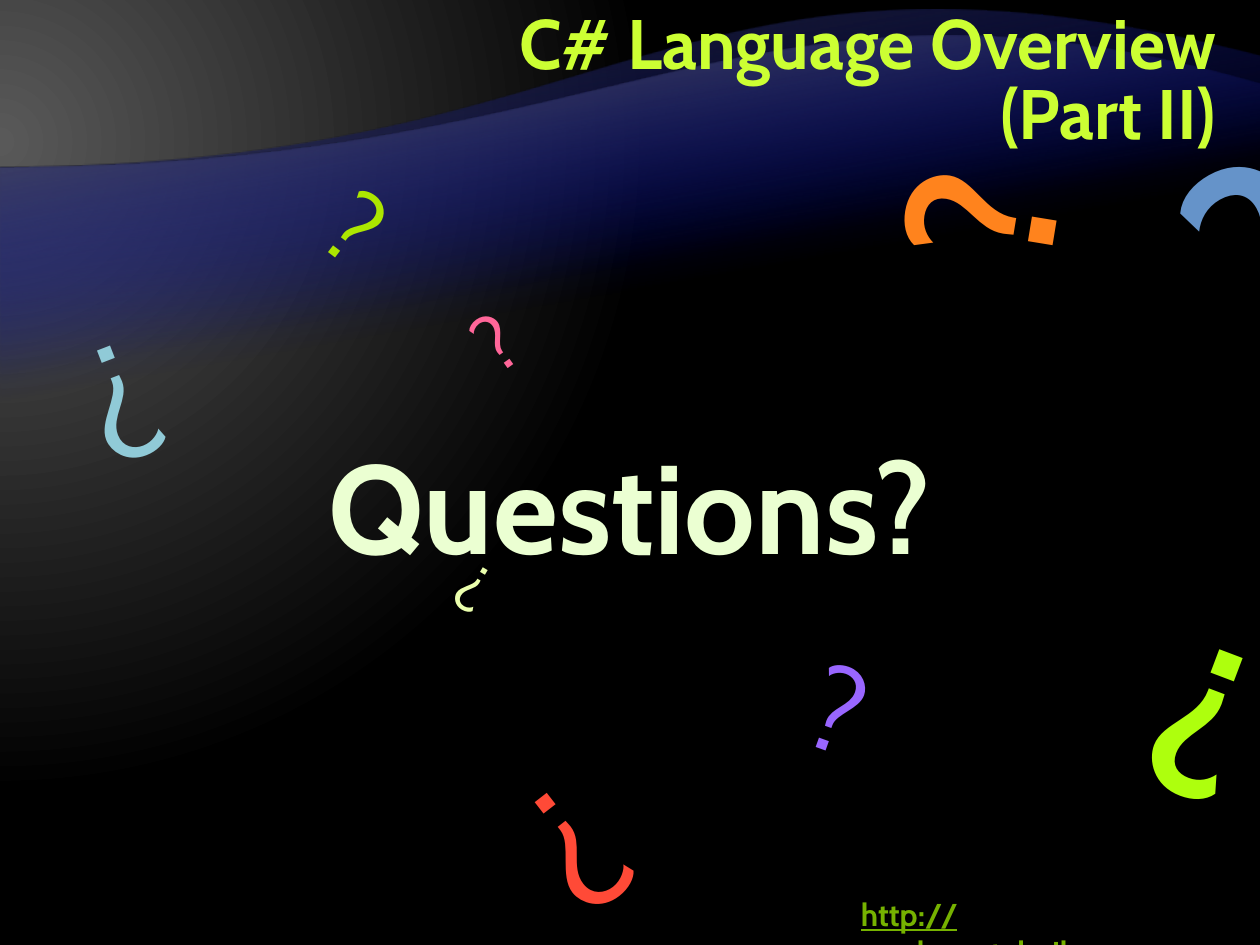
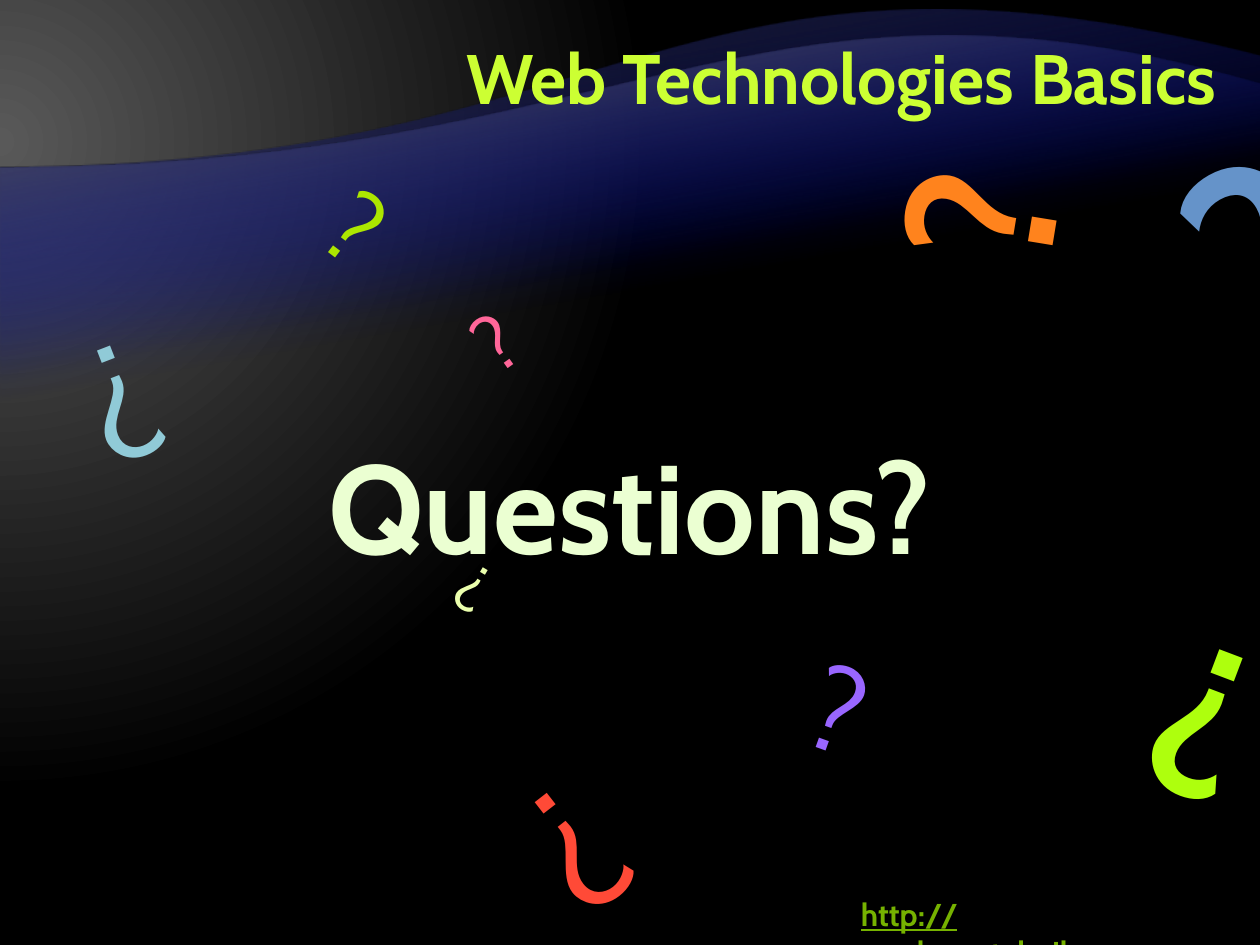
Before and after one commit to Graveheart/aspnetcourse, a slide deck: slide 123 of lectures/7. Web Technologies Basics.pptx (slide 106 before the commit). Drawn at 1260x945 pixels with LibreOffice and Linux fonts; fonts in the diff are those of the drawing; background and template pictures are left out. Boxes give left, top, right and bottom in pixels: in the first picture for what was removed or moved away, otherwise in the second. Text is boxed around its words. In the diff, an @@ line names an element or a change of style, - is before the commit and + after.

```diff
--- a/lectures/7. Web Technologies Basics.pptx
+++ b/lectures/7. Web Technologies Basics.pptx
@@ title at bbox=[466, 45, 1216, 120]: text changed @@
-C# Language Overview
-(Part II)
+Web Technologies Basics
```
Also in this commit, not shown: 3 other slides changed, 18 slides added, 1 slide removed, 2 other files.
